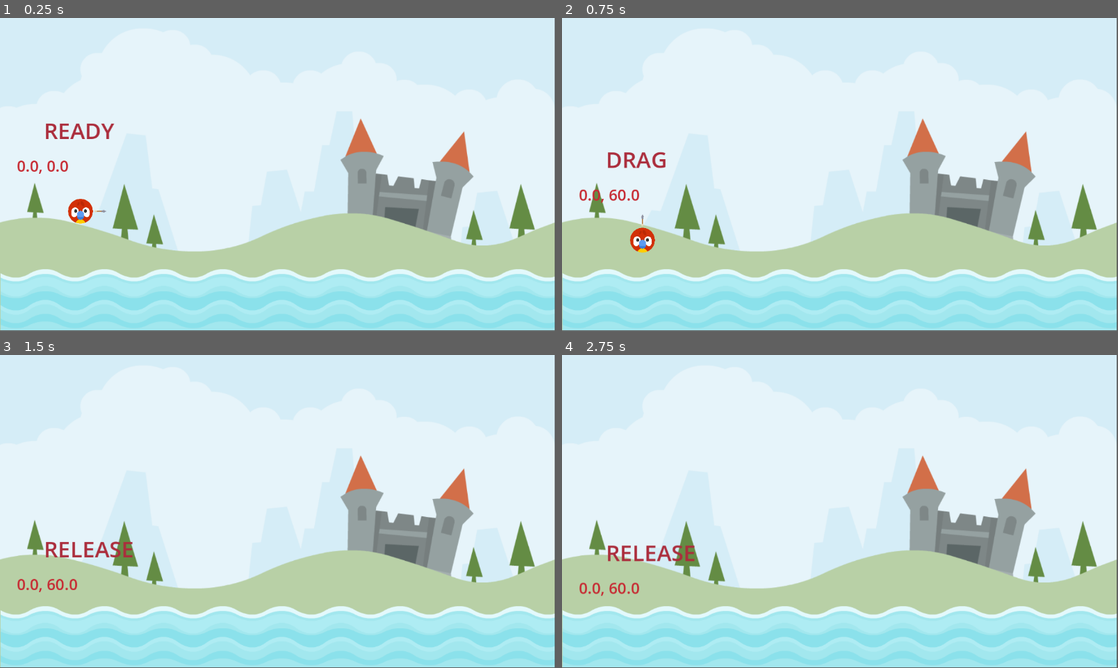
Above: before the commit, frames 1-4 (two rows, left to right).
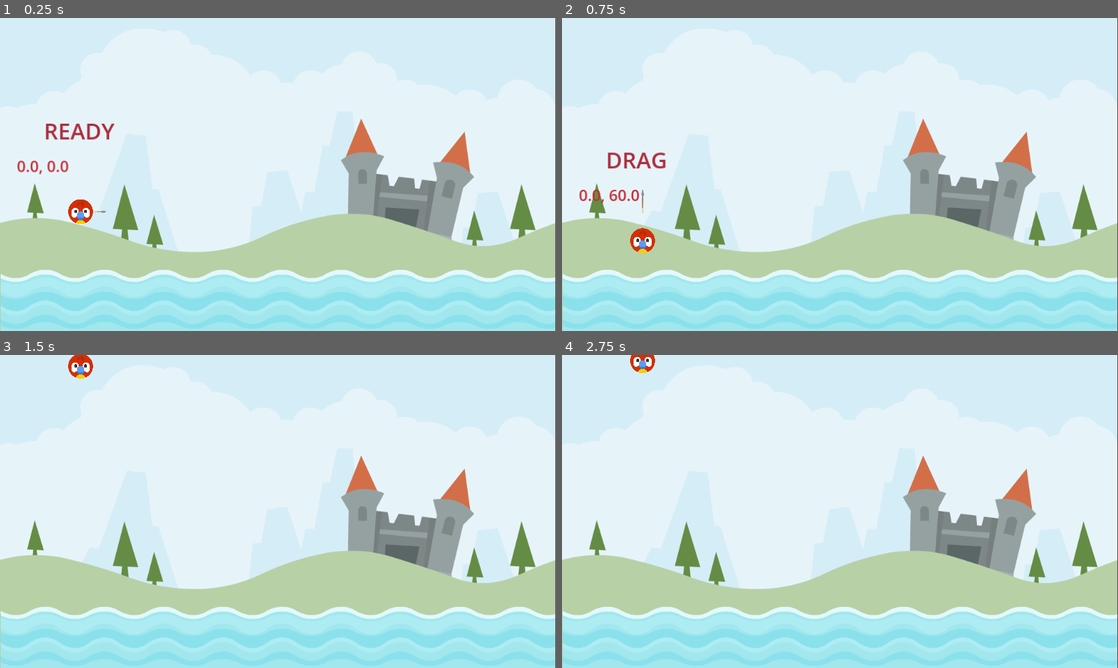
Above: after the commit, the same moments.

Repository: LyDawei/angry_animals
Game: Godot game, scene res://scenes/main/main.tscn
Two runs of this game, one before a commit and one after it. Both use one fixed random seed, a clock stepped at 60 frames per second and the inputs below.
Inputs (mouse positions are in pixels of both pictures, inside the frame that each line leads up to):
- Up to frame 1 (0.25 s): no input
- Up to frame 2 (0.75 s): tap Enter at 0.5 s; drag from (639, 212) to (840, 299) at 0.52 s
- Up to frame 3 (1.5 s): drag from (166, 527) to (278, 636) at 1.27 s
- Up to frame 4 (2.75 s): tap Space (drag) at 2 s; move the mouse to (639, 549) at 2.02 s; hold Space (drag) from 2.03 s (still down); click (639, 549) at 2.17 s
In our replay, the window is 799x449 before the commit and 800x450 after it. These sizes can differ from the game's own. Grey fills any space a smaller window leaves; there, only what the larger window draws over its background counts as a difference.

The runs differ from the first frame. In frame 1, 1.9% of the frame differs, in the area x 0-100%, y 0-100%; in frame 2, 1.9%; in frame 3, 2.4%; in frame 4, 2.4%.

Commit message:
made progress on animation, audio, and play mechanics
bug report: weird bug issue with mouse positioning...

Diff:
--- a/project.godot
+++ b/project.godot
@@ -21,6 +21,10 @@
 SignalManager="*res://signal_manager.gd"
 SoundManager="*res://sound_manager.gd"
 
+[display]
+
+window/stretch/mode="canvas_items"
+
 [input]
 
 drag={
--- a/scenes/animal/animal.gd
+++ b/scenes/animal/animal.gd
@@ -1,20 +1,26 @@
 extends RigidBody2D
 
 enum ANIMAL_STATE {READY, DRAG, RELEASE}
-@onready var label: Label = $AnimalState
-@onready var vector_2_debug: Label = $Vector2_Debug
-@onready var stretch_sound: AudioStreamPlayer2D = $Stretch_Sound
-@onready var arrow: Sprite2D = $Arrow
+@onready var label: Label 						= $AnimalState
+@onready var vector_2_debug: Label 				= $Vector2_Debug
+@onready var stretch_sound: AudioStreamPlayer2D 	= $StretchSound
+@onready var launch_sound: AudioStreamPlayer2D 	= $LaunchSound
+@onready var arrow: Sprite2D 					= $Arrow
+@onready var collision_sound: AudioStreamPlayer2D = $CollisionSound
 
 
-const DRAG_LIM_MAX = Vector2(0,60)
-const DRAG_LIM_MIN = Vector2(-60,0)
+const DRAG_LIM_MAX: Vector2 	= Vector2(0,60)
+const DRAG_LIM_MIN: Vector2 	= Vector2(-60,0)
+const IMPULSE_MULT: float  	= 20.0
+const IMPULSE_MAX: 	float	= 1200.0
 
-var _state:ANIMAL_STATE = ANIMAL_STATE.READY
-var _start:Vector2 = Vector2.ZERO
-var _drag_start:Vector2 = Vector2.ZERO
-var _dragged_vector:Vector2 = Vector2.ZERO
-var _last_dragged_vector: Vector2 = Vector2.ZERO
+var _state: ANIMAL_STATE 			= ANIMAL_STATE.READY
+var _start: Vector2 					= Vector2.ZERO
+var _drag_start: Vector2 			= Vector2.ZERO
+var _dragged_vector: Vector2 		= Vector2.ZERO
+var _last_dragged_vector: Vector2 	= Vector2.ZERO
+var _arrow_scale_x: float			= 0.0
+var _last_collision_count:int		= 0
 
 func detect_release()->bool:
 	if _state == ANIMAL_STATE.DRAG:
@@ -56,15 +62,28 @@
 	scale_arrow()
 	pass
 
+func update_flight()->void:
+	if (
+		_last_collision_count == 0 and
+		get_contact_count() > 0 and
+		!collision_sound.playing
+		):
+		collision_sound.play()
+	_last_collision_count = get_contact_count()
+
 func update(delta:float) -> void:
 	if _state == ANIMAL_STATE.DRAG:
 		update_drag()
+	if _state == ANIMAL_STATE.RELEASE:
+		update_flight()
 
 func set_new_state(new_state: ANIMAL_STATE)->void:
 	_state = new_state
 	if _state == ANIMAL_STATE.RELEASE:
 		freeze = false
 		arrow.hide()
+		launch_sound.play()
+		apply_central_impulse(get_impulse())
 	elif _state == ANIMAL_STATE.DRAG:
 		freeze = true
 		arrow.show()
@@ -73,16 +92,32 @@
 	queue_free()
 
 func scale_arrow() -> void:
+	var imp_len = get_impulse().length()
+	var perc = imp_len/IMPULSE_MAX
+
+	arrow.scale.x = (_arrow_scale_x * perc) + _arrow_scale_x
 	#The arrow points at starting position. It does this by using the math below.
 	arrow.rotation = (_start-position).angle()
+
 	pass
 
 func play_stretch_sound() -> void:
 	if (_last_dragged_vector - _dragged_vector).length() > 0 and !stretch_sound.playing:
 		stretch_sound.play()
 
+func get_impulse() -> Vector2:
+	return _dragged_vector * -1 * IMPULSE_MULT
+
+func die() -> void:
+	SignalManager.on_animal_died.emit()
+
+func on_animal_collide_platform()->void:
+	if get_contact_count() == 1:
+		collision_sound.play()
+
 # Called when the node enters the scene tree for the first time.
 func _ready() -> void:
+	_arrow_scale_x = arrow.scale.x
 	SignalManager.on_animal_died.connect(handle_animal_died)
 	_start = position
 	pass # Replace with function body.
@@ -94,9 +129,17 @@
 	vector_2_debug.text = '%.1f, %.1f' % [_dragged_vector.x, _dragged_vector.y]
 
 func _on_animal_exited() -> void:
-	SignalManager.on_animal_died.emit()
-	pass # Replace with function body.
+	die()
 
 func _on_input_event(viewport: Node, event: InputEvent, shape_idx: int) -> void:
 	if (_state == ANIMAL_STATE.READY and event.is_action_pressed('drag')):
 		set_new_state(ANIMAL_STATE.DRAG)
+
+
+func _on_sleeping_state_changed() -> void:
+	if sleeping:
+		var colliding_bodies = get_colliding_bodies()
+		if colliding_bodies.size() > 0:
+			colliding_bodies[0].die()
+		call_deferred('die')
+	pass # Replace with function body.
--- a/scenes/animal/animal.tscn
+++ b/scenes/animal/animal.tscn
@@ -1,9 +1,11 @@
-[gd_scene load_steps=6 format=3 uid="uid://c0adwmwu0kpyi"]
+[gd_scene load_steps=8 format=3 uid="uid://c0adwmwu0kpyi"]
 
 [ext_resource type="Script" path="res://scenes/animal/animal.gd" id="1_3i1nt"]
 [ext_resource type="Texture2D" uid="uid://d26bqb1kcsu8t" path="res://assets/player/parrot.png" id="1_kx6kv"]
 [ext_resource type="Texture2D" uid="uid://dqrmmiri4y6xr" path="res://assets/items/arrow.png" id="3_4iqmk"]
 [ext_resource type="AudioStream" uid="uid://cco66ohrtlacm" path="res://assets/audio/stretch2.ogg" id="4_xbvjq"]
+[ext_resource type="AudioStream" uid="uid://lxkhy77r5lea" path="res://assets/audio/catapult.ogg" id="5_oc2xp"]
+[ext_resource type="AudioStream" uid="uid://gqu3h4poel0k" path="res://assets/audio/kick_wood.ogg" id="6_b7js4"]
 
 [sub_resource type="CircleShape2D" id="CircleShape2D_4hix5"]
 radius = 26.0
@@ -11,6 +13,8 @@
 [node name="Animal" type="RigidBody2D"]
 input_pickable = true
 freeze = true
+contact_monitor = true
+max_contacts_reported = 1
 script = ExtResource("1_3i1nt")
 
 [node name="Sprite2D" type="Sprite2D" parent="."]
@@ -47,8 +51,15 @@
 texture = ExtResource("3_4iqmk")
 offset = Vector2(200, 0)
 
-[node name="Stretch_Sound" type="AudioStreamPlayer2D" parent="."]
+[node name="StretchSound" type="AudioStreamPlayer2D" parent="."]
 stream = ExtResource("4_xbvjq")
 
+[node name="LaunchSound" type="AudioStreamPlayer2D" parent="."]
+stream = ExtResource("5_oc2xp")
+
+[node name="CollisionSound" type="AudioStreamPlayer2D" parent="."]
+stream = ExtResource("6_b7js4")
+
 [connection signal="input_event" from="." to="." method="_on_input_event"]
+[connection signal="sleeping_state_changed" from="." to="." method="_on_sleeping_state_changed"]
 [connection signal="screen_exited" from="VisibleOnScreenNotifier2D" to="." method="_on_animal_exited"]
--- /dev/null
+++ b/scenes/cup/cup.gd
@@ -0,0 +1,11 @@
+extends StaticBody2D
+
+@onready var animation_player: AnimationPlayer = $AnimationPlayer
+
+func die() -> void:
+    animation_player.play("vanish")
+
+func _on_animation_player_animation_finished(anim_name: String) -> void:
+    if anim_name == "vanish":
+        SignalManager.on_cup_destroyed.emit()
+        queue_free()
--- /dev/null
+++ b/scenes/cup/cup.tscn
@@ -0,0 +1,87 @@
+[gd_scene load_steps=8 format=3 uid="uid://bil0spyjx3h80"]
+
+[ext_resource type="Script" path="res://scenes/cup/cup.gd" id="1_0syfc"]
+[ext_resource type="Texture2D" uid="uid://c7tpegbmo82wx" path="res://assets/env/elementWood004.png" id="1_8rkat"]
+[ext_resource type="Texture2D" uid="uid://cedqqwdgcf1xi" path="res://assets/env/elementWood015.png" id="2_e5m2i"]
+[ext_resource type="AudioStream" uid="uid://bxbh32e22ubbu" path="res://assets/audio/vanish.wav" id="4_c8ng8"]
+
+[sub_resource type="Animation" id="Animation_0i5f4"]
+resource_name = "vanish"
+length = 0.9
+tracks/0/type = "value"
+tracks/0/imported = false
+tracks/0/enabled = true
+tracks/0/path = NodePath("Sprites:scale")
+tracks/0/interp = 1
+tracks/0/loop_wrap = true
+tracks/0/keys = {
+"times": PackedFloat32Array(0, 0.3, 0.7),
+"transitions": PackedFloat32Array(1, 1, 1),
+"update": 0,
+"values": [Vector2(1, 1), Vector2(1.5, 1.5), Vector2(0, 0)]
+}
+tracks/1/type = "audio"
+tracks/1/imported = false
+tracks/1/enabled = true
+tracks/1/path = NodePath("AudioStreamPlayer2D")
+tracks/1/interp = 1
+tracks/1/loop_wrap = true
+tracks/1/keys = {
+"clips": [{
+"end_offset": 0.0,
+"start_offset": 0.0,
+"stream": ExtResource("4_c8ng8")
+}],
+"times": PackedFloat32Array(0)
+}
+tracks/1/use_blend = true
+
+[sub_resource type="Animation" id="Animation_liv7g"]
+length = 0.001
+tracks/0/type = "value"
+tracks/0/imported = false
+tracks/0/enabled = true
+tracks/0/path = NodePath("Sprites:scale")
+tracks/0/interp = 1
+tracks/0/loop_wrap = true
+tracks/0/keys = {
+"times": PackedFloat32Array(0),
+"transitions": PackedFloat32Array(1),
+"update": 0,
+"values": [Vector2(1, 1)]
+}
+
+[sub_resource type="AnimationLibrary" id="AnimationLibrary_qhvfe"]
+_data = {
+"RESET": SubResource("Animation_liv7g"),
+"vanish": SubResource("Animation_0i5f4")
+}
+
+[node name="cup" type="StaticBody2D"]
+script = ExtResource("1_0syfc")
+
+[node name="CollisionPolygon2D" type="CollisionPolygon2D" parent="."]
+polygon = PackedVector2Array(-110, -100, -111, 34, 109, 34, 110, -102, 43, -34, -44, -34)
+
+[node name="VanishingSound" type="AudioStreamPlayer2D" parent="."]
+
+[node name="Sprites" type="Node2D" parent="."]
+
+[node name="Sprite2D" type="Sprite2D" parent="Sprites"]
+position = Vector2(-77, -68)
+texture = ExtResource("1_8rkat")
+
+[node name="Sprite2D2" type="Sprite2D" parent="Sprites"]
+position = Vector2(77, -68)
+texture = ExtResource("1_8rkat")
+flip_h = true
+
+[node name="Sprite2D3" type="Sprite2D" parent="Sprites"]
+texture = ExtResource("2_e5m2i")
+
+[node name="AnimationPlayer" type="AnimationPlayer" parent="."]
+libraries = {
+"": SubResource("AnimationLibrary_qhvfe")
+}
+
+[node name="AudioStreamPlayer2D" type="AudioStreamPlayer2D" parent="."]
--- a/scenes/main/main.tscn
+++ b/scenes/main/main.tscn
@@ -1,8 +1,9 @@
-[gd_scene load_steps=4 format=3 uid="uid://plvhlerbfi38"]
+[gd_scene load_steps=5 format=3 uid="uid://plvhlerbfi38"]
 
 [ext_resource type="Script" path="res://scenes/main/main.gd" id="1_b3okf"]
 [ext_resource type="Texture2D" uid="uid://pvteiwe4ra7v" path="res://assets/scene/colored_castle.png" id="1_lcsn3"]
 [ext_resource type="PackedScene" uid="uid://v5186e0psjio" path="res://scenes/water/water.tscn" id="2_ifk5j"]
+[ext_resource type="PackedScene" uid="uid://bil0spyjx3h80" path="res://scenes/cup/cup.tscn" id="4_rm1ya"]
 
 [node name="Main" type="Node2D"]
 script = ExtResource("1_b3okf")
@@ -16,3 +17,6 @@
 
 [node name="AnimalStart" type="Marker2D" parent="."]
 position = Vector2(167, 401)
+
+[node name="cup" parent="." instance=ExtResource("4_rm1ya")]
+position = Vector2(572, 457)
--- a/signal_manager.gd
+++ b/signal_manager.gd
@@ -2,3 +2,5 @@
 
 signal on_water_collide
 signal on_animal_died
+signal on_attempt_made
+signal on_cup_destroyed
